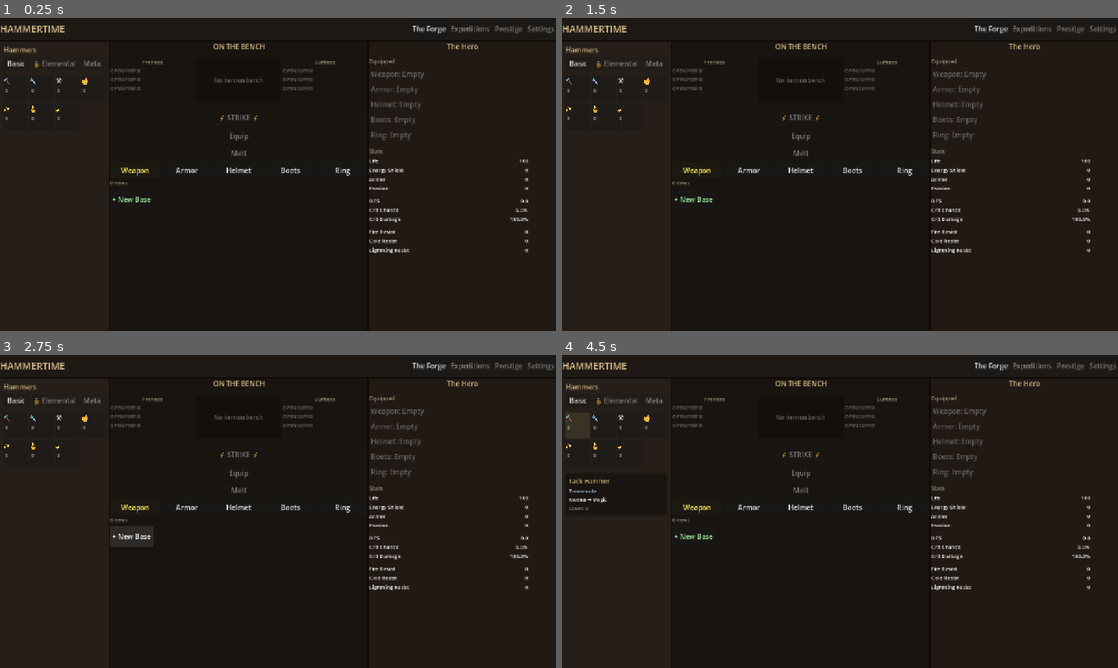
Above: before the commit, frames 1-4 (two rows, left to right).
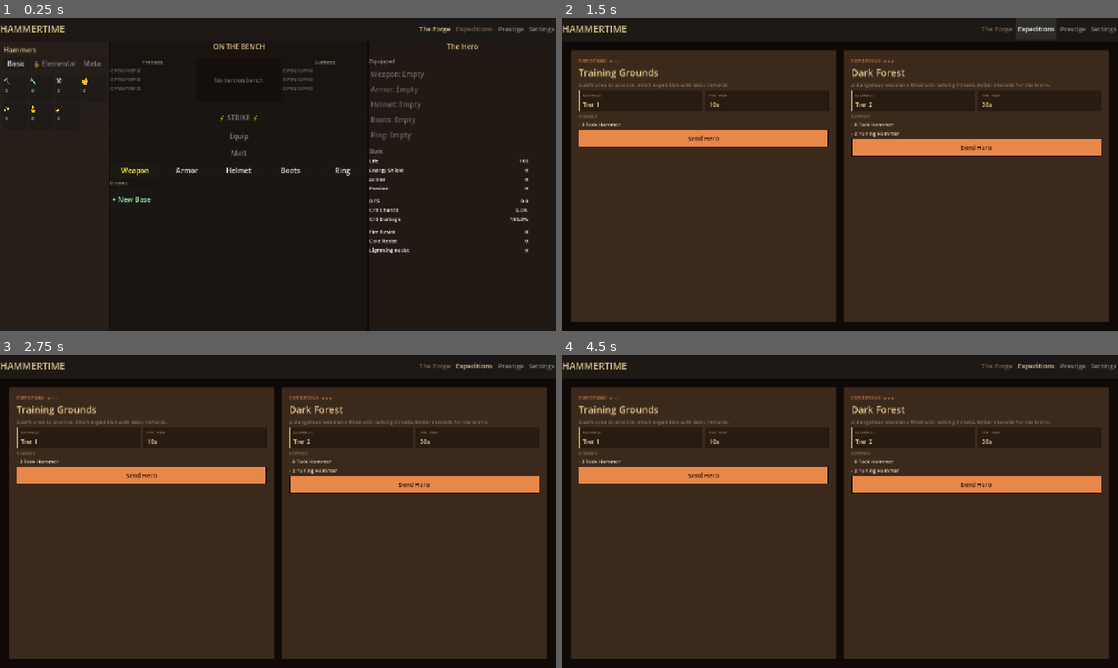
Above: after the commit, the same moments.

Repository: loginn/hammertime
Game: Godot game, scene res://scenes/main.tscn
The game is run twice, just before and just after one commit, with the same random seed, the same clock (stepped at 60 frames per second) and the same inputs.
Inputs (mouse positions are in pixels of both pictures, inside the frame that each line leads up to):
- Up to frame 1 (0.25 s): no input
- Up to frame 2 (1.5 s): click "The Forge" at 0.5 s; click (1034, 27) at 1.25 s, where only the run after the commit has a clickable "Expeditions"
- Up to frame 3 (2.75 s): click (133, 536) at 2 s, where only the run before the commit has a clickable "+ New Base"
- Up to frame 4 (4.5 s): click (695, 536) at 2.75 s, where only the run before the commit has a clickable "+ New Base"; click (578, 401) at 3.5 s, where only the run before the commit has a clickable "Basic"; click (578, 423) at 4.27 s

The runs differ from the first frame. In frame 1, 0.2% of the frame differs, in the area x 74-100%, y 2-5%; in frame 2, 65%; in frame 3, 65%; in frame 4, 67%, in the area x 0-100%, y 2-98%.
Error before the commit: Invalid assignment of property or key 'valid_tags' with value of type 'Array' on a base object of type 'Resource (Item)'. (res://models/items/item_factory.gd:1…

Commit message:
feat: Extract top bar from ForgeView to main scene, wire tab navigation…
- scenes/main.tscn
- scenes/main.gd
- scenes/forge/forge_view.tscn

GSD-Task: S05/T02

Diff:
--- a/scenes/forge/forge_view.tscn
+++ b/scenes/forge/forge_view.tscn
@@ -1,13 +1,10 @@
-[gd_scene load_steps=11 format=3]
+[gd_scene load_steps=9 format=3]
 
 [ext_resource type="Script" path="res://scenes/forge/forge_view.gd" id="1_forge"]
 [ext_resource type="PackedScene" path="res://scenes/forge/hammer_rail.tscn" id="2_hammer_rail"]
 [ext_resource type="PackedScene" path="res://scenes/forge/crafting_bench.tscn" id="3_crafting_bench"]
 [ext_resource type="PackedScene" path="res://scenes/forge/inventory_grid.tscn" id="4_inventory_grid"]
 [ext_resource type="PackedScene" path="res://scenes/forge/hero_panel.tscn" id="5_hero_panel"]
-
-[sub_resource type="StyleBoxFlat" id="StyleBoxFlat_topbar"]
-bg_color = Color(0.12, 0.1, 0.08, 1)
 
 [sub_resource type="StyleBoxFlat" id="StyleBoxFlat_bg"]
 bg_color = Color(0.06, 0.04, 0.03, 1)
@@ -41,48 +38,6 @@
 
 [node name="VBox" type="VBoxContainer" parent="Background"]
 layout_mode = 2
-
-[node name="TopBar" type="HBoxContainer" parent="Background/VBox"]
-layout_mode = 2
-custom_minimum_size = Vector2(0, 50)
-theme_override_styles/panel = SubResource("StyleBoxFlat_topbar")
-
-[node name="TopBarBg" type="PanelContainer" parent="Background/VBox/TopBar"]
-layout_mode = 2
-size_flags_horizontal = 3
-theme_override_styles/panel = SubResource("StyleBoxFlat_topbar")
-
-[node name="HBox" type="HBoxContainer" parent="Background/VBox/TopBar/TopBarBg"]
-layout_mode = 2
-
-[node name="Title" type="Label" parent="Background/VBox/TopBar/TopBarBg/HBox"]
-layout_mode = 2
-theme_override_colors/font_color = Color(0.85, 0.75, 0.55, 1)
-theme_override_font_sizes/font_size = 22
-text = "HAMMERTIME"
-
-[node name="Spacer" type="Control" parent="Background/VBox/TopBar/TopBarBg/HBox"]
-layout_mode = 2
-size_flags_horizontal = 3
-
-[node name="TabForge" type="Button" parent="Background/VBox/TopBar/TopBarBg/HBox"]
-layout_mode = 2
-text = "The Forge"
-
-[node name="TabExpeditions" type="Button" parent="Background/VBox/TopBar/TopBarBg/HBox"]
-layout_mode = 2
-disabled = true
-text = "Expeditions"
-
-[node name="TabPrestige" type="Button" parent="Background/VBox/TopBar/TopBarBg/HBox"]
-layout_mode = 2
-disabled = true
-text = "Prestige"
-
-[node name="TabSettings" type="Button" parent="Background/VBox/TopBar/TopBarBg/HBox"]
-layout_mode = 2
-disabled = true
-text = "Settings"
 
 [node name="Body" type="HBoxContainer" parent="Background/VBox"]
 layout_mode = 2
--- /dev/null
+++ b/scenes/main.gd
@@ -0,0 +1,51 @@
+extends Control
+
+const COLOR_TAB_ACTIVE := Color(0.85, 0.75, 0.55, 1)
+const COLOR_TAB_INACTIVE := Color(0.45, 0.38, 0.3, 1)
+
+@onready var _tab_forge: Button = %TabForge
+@onready var _tab_expeditions: Button = %TabExpeditions
+@onready var _tab_prestige: Button = %TabPrestige
+@onready var _tab_settings: Button = %TabSettings
+
+@onready var _forge_view: Control = $VBox/Body/ForgeView
+@onready var _expedition_screen: Control = $VBox/Body/ExpeditionScreen
+
+var _views: Dictionary = {}
+var _tabs: Dictionary = {}
+
+
+func _ready() -> void:
+	_views = {
+		"forge": _forge_view,
+		"expeditions": _expedition_screen,
+	}
+	_tabs = {
+		"forge": _tab_forge,
+		"expeditions": _tab_expeditions,
+	}
+
+	_tab_forge.pressed.connect(_on_tab_forge_pressed)
+	_tab_expeditions.pressed.connect(_on_tab_expeditions_pressed)
+
+	_switch_to_view("forge")
+
+
+func _on_tab_forge_pressed() -> void:
+	_switch_to_view("forge")
+
+
+func _on_tab_expeditions_pressed() -> void:
+	_switch_to_view("expeditions")
+
+
+func _switch_to_view(view_name: String) -> void:
+	for key: String in _views:
+		_views[key].visible = (key == view_name)
+
+	for key: String in _tabs:
+		var btn: Button = _tabs[key]
+		if key == view_name:
+			btn.add_theme_color_override("font_color", COLOR_TAB_ACTIVE)
+		else:
+			btn.add_theme_color_override("font_color", COLOR_TAB_INACTIVE)
--- a/scenes/main.tscn
+++ b/scenes/main.tscn
@@ -1,6 +1,11 @@
-[gd_scene load_steps=2 format=3 uid="uid://cckyc2mqfbw7m"]
+[gd_scene load_steps=4 format=3 uid="uid://cckyc2mqfbw7m"]
 
 [ext_resource type="PackedScene" path="res://scenes/forge/forge_view.tscn" id="1_forge_view"]
+[ext_resource type="PackedScene" path="res://scenes/expedition/expedition_screen.tscn" id="2_expedition_screen"]
+[ext_resource type="Script" path="res://scenes/main.gd" id="3_main_script"]
+
+[sub_resource type="StyleBoxFlat" id="StyleBoxFlat_topbar"]
+bg_color = Color(0.12, 0.1, 0.08, 1)
 
 [node name="Main" type="Control"]
 layout_mode = 3
@@ -9,11 +14,81 @@
 anchor_bottom = 1.0
 grow_horizontal = 2
 grow_vertical = 2
+script = ExtResource("3_main_script")
 
-[node name="ForgeView" parent="." instance=ExtResource("1_forge_view")]
+[node name="VBox" type="VBoxContainer" parent="."]
 layout_mode = 1
 anchors_preset = 15
 anchor_right = 1.0
 anchor_bottom = 1.0
 grow_horizontal = 2
 grow_vertical = 2
+
+[node name="TopBar" type="PanelContainer" parent="VBox"]
+layout_mode = 2
+custom_minimum_size = Vector2(0, 50)
+theme_override_styles/panel = SubResource("StyleBoxFlat_topbar")
+
+[node name="HBox" type="HBoxContainer" parent="VBox/TopBar"]
+layout_mode = 2
+
+[node name="Title" type="Label" parent="VBox/TopBar/HBox"]
+layout_mode = 2
+theme_override_colors/font_color = Color(0.85, 0.75, 0.55, 1)
+theme_override_font_sizes/font_size = 22
+text = "HAMMERTIME"
+
+[node name="Spacer" type="Control" parent="VBox/TopBar/HBox"]
+layout_mode = 2
+size_flags_horizontal = 3
+
+[node name="TabForge" type="Button" parent="VBox/TopBar/HBox"]
+unique_name_in_owner = true
+layout_mode = 2
+theme_override_colors/font_color = Color(0.85, 0.75, 0.55, 1)
+theme_override_font_sizes/font_size = 15
+text = "The Forge"
+
+[node name="TabExpeditions" type="Button" parent="VBox/TopBar/HBox"]
+unique_name_in_owner = true
+layout_mode = 2
+theme_override_colors/font_color = Color(0.45, 0.38, 0.3, 1)
+theme_override_font_sizes/font_size = 15
+text = "Expeditions"
+
+[node name="TabPrestige" type="Button" parent="VBox/TopBar/HBox"]
+unique_name_in_owner = true
+layout_mode = 2
+disabled = true
+theme_override_colors/font_color = Color(0.35, 0.3, 0.25, 1)
+theme_override_font_sizes/font_size = 15
+text = "Prestige"
+
+[node name="TabSettings" type="Button" parent="VBox/TopBar/HBox"]
+unique_name_in_owner = true
+layout_mode = 2
+disabled = true
+theme_override_colors/font_color = Color(0.35, 0.3, 0.25, 1)
+theme_override_font_sizes/font_size = 15
+text = "Settings"
+
+[node name="Body" type="Control" parent="VBox"]
+layout_mode = 2
+size_flags_vertical = 3
+
+[node name="ForgeView" parent="VBox/Body" instance=ExtResource("1_forge_view")]
+layout_mode = 1
+anchors_preset = 15
+anchor_right = 1.0
+anchor_bottom = 1.0
+grow_horizontal = 2
+grow_vertical = 2
+
+[node name="ExpeditionScreen" parent="VBox/Body" instance=ExtResource("2_expedition_screen")]
+layout_mode = 1
+anchors_preset = 15
+anchor_right = 1.0
+anchor_bottom = 1.0
+grow_horizontal = 2
+grow_vertical = 2
+visible = false
